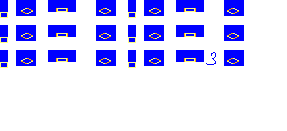
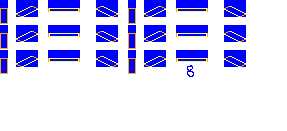
Layered file, before and after one edit (287 × 131). Changes by layer:
showed "Pikka Guides 8/8" over [0, 0, 246, 77]
hid "Pikka Guides 3/8" over [0, 0, 244, 68]
